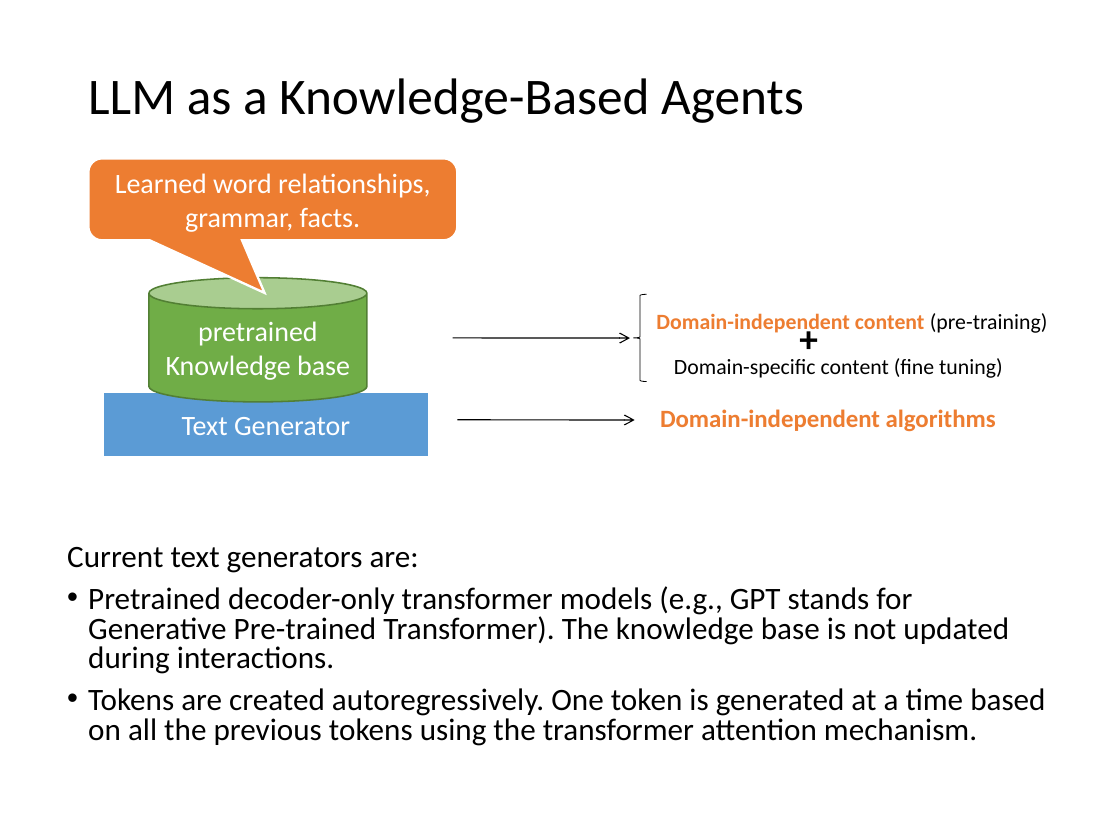
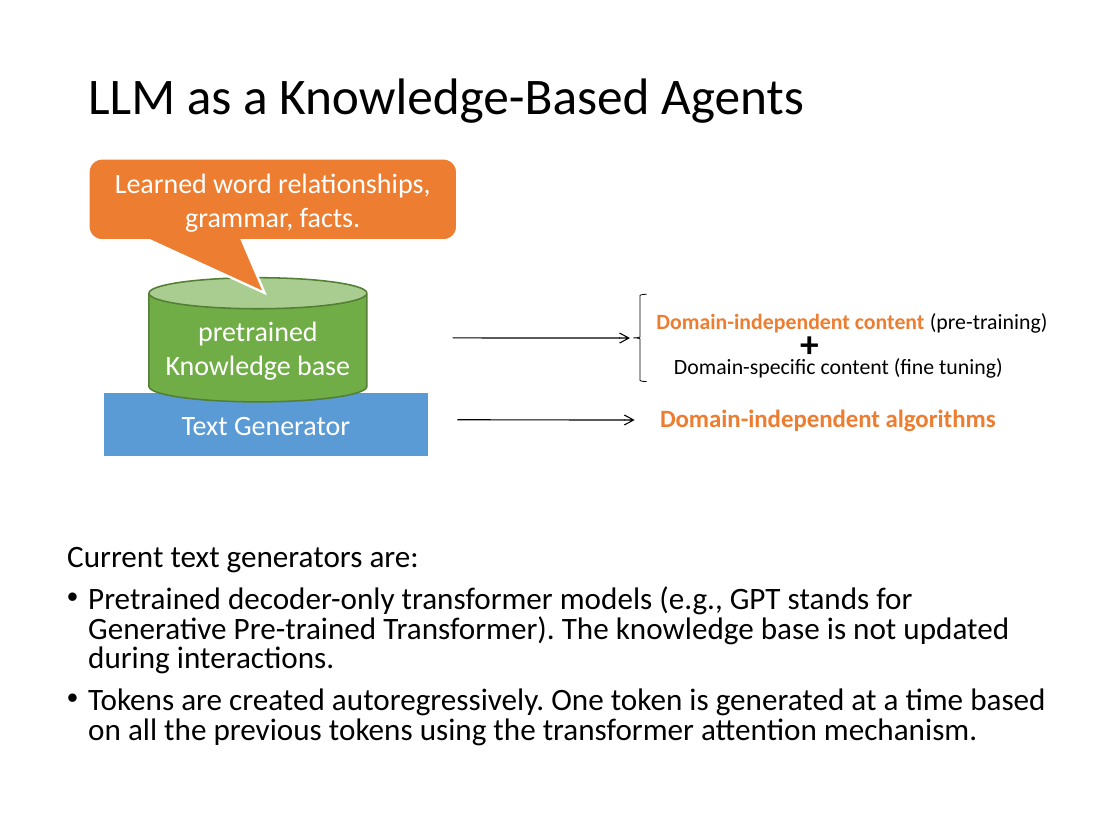
Before and after one commit to mhahsler/CS7320-AI, a slide deck: slide 12 of slides/07_knowledge-based.pptx. Drawn at 1120x840 pixels with LibreOffice and Linux fonts; fonts in the diff are those of the drawing. Boxes give left, top, right and bottom in pixels: in the first picture for what was removed or moved away, otherwise in the second. Text is boxed around its words. In the diff, an @@ line names an element or a change of style, - is before the commit and + after.

```diff
--- a/slides/07_knowledge-based.pptx
+++ b/slides/07_knowledge-based.pptx
@@ text "+": place and size @@
-text "+" at [788,309,830,365]
+text "+" at [788,315,830,371]
```
Also in this commit, not shown: 6 other slides changed, 1 other file.
